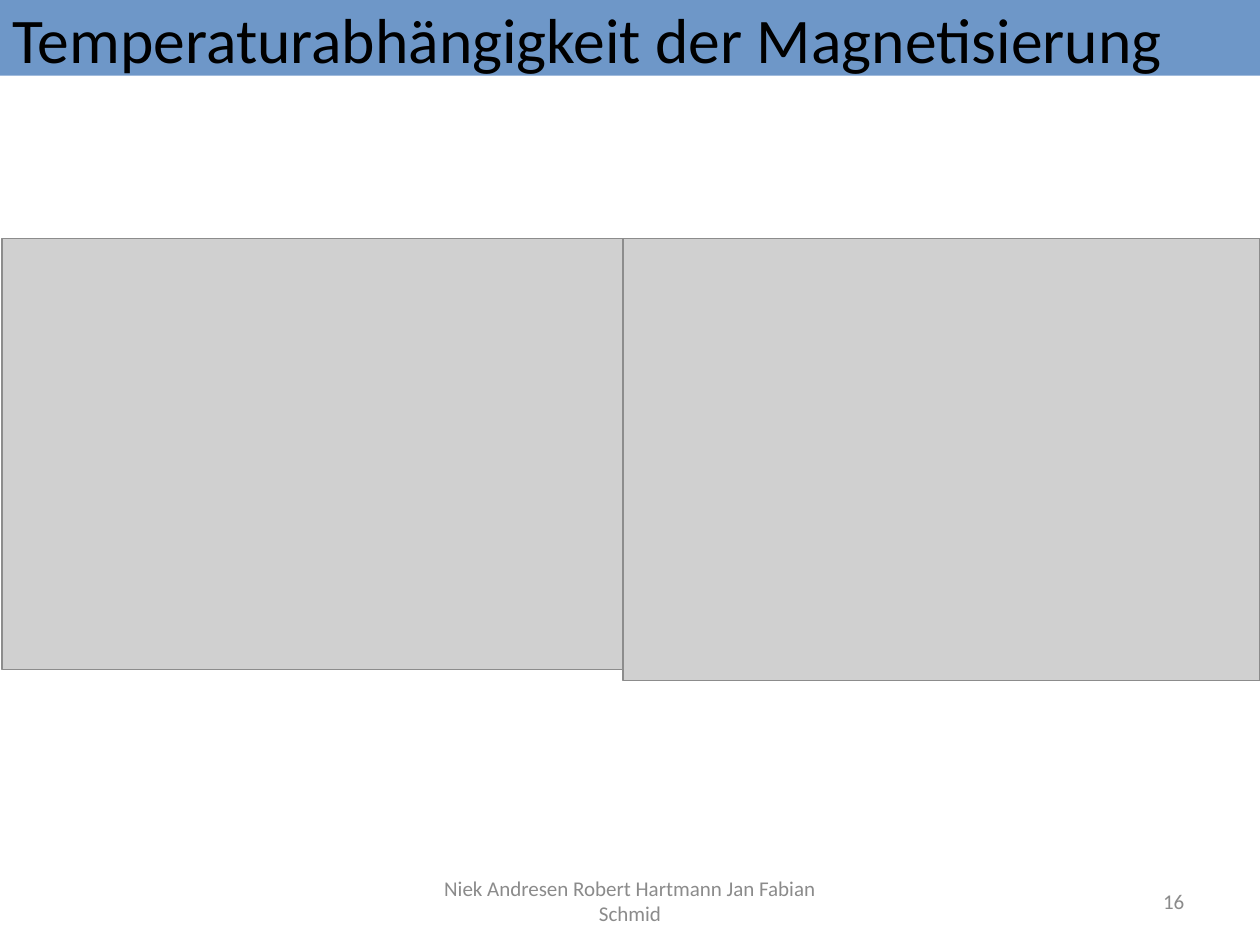
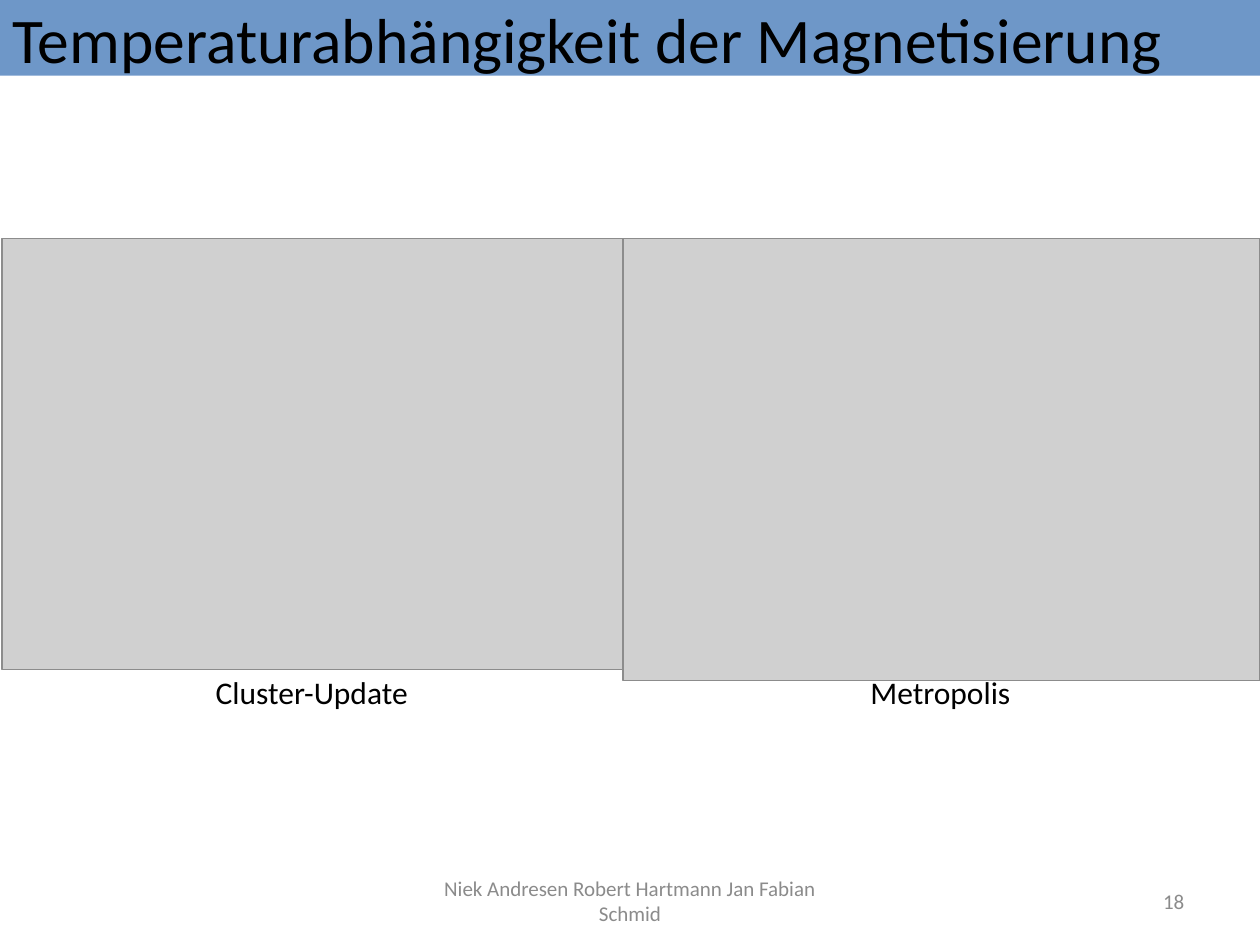
Before and after one commit to Fabse92/ising, a slide deck: slide 18 of Ausarbeitung/IsingModell.pptx (slide 16 before the commit). Drawn at 1260x945 pixels with LibreOffice and Linux fonts; fonts in the diff are those of the drawing; grey boxes stand for pictures. Boxes give left, top, right and bottom in pixels: in the first picture for what was removed or moved away, otherwise in the second. Text is boxed around its words. In the diff, an @@ line names an element or a change of style, - is before the commit and + after.

Commit message:
Cluster Update Präsi fertig

```diff
--- a/Ausarbeitung/IsingModell.pptx
+++ b/Ausarbeitung/IsingModell.pptx
@@ text added at (x1=216, y1=682, x2=408, y2=709), 18 pt, text #000000 @@
+Cluster-Update
@@ text added at (x1=870, y1=677, x2=1010, y2=709), 18 pt, text #000000 @@
+Metropolis
@@ page number at (x1=1163, y1=895, x2=1184, y2=909): text changed @@
-16
+18
```
Also in this commit, not shown: 3 other slides changed, 4 slides added.
